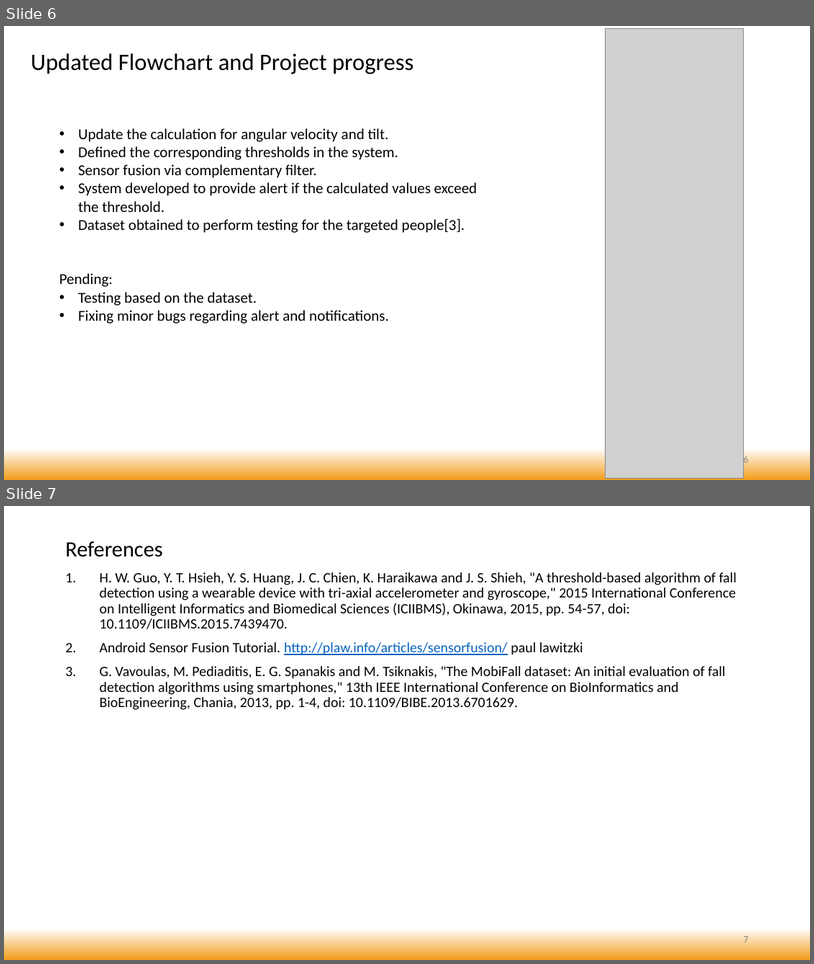
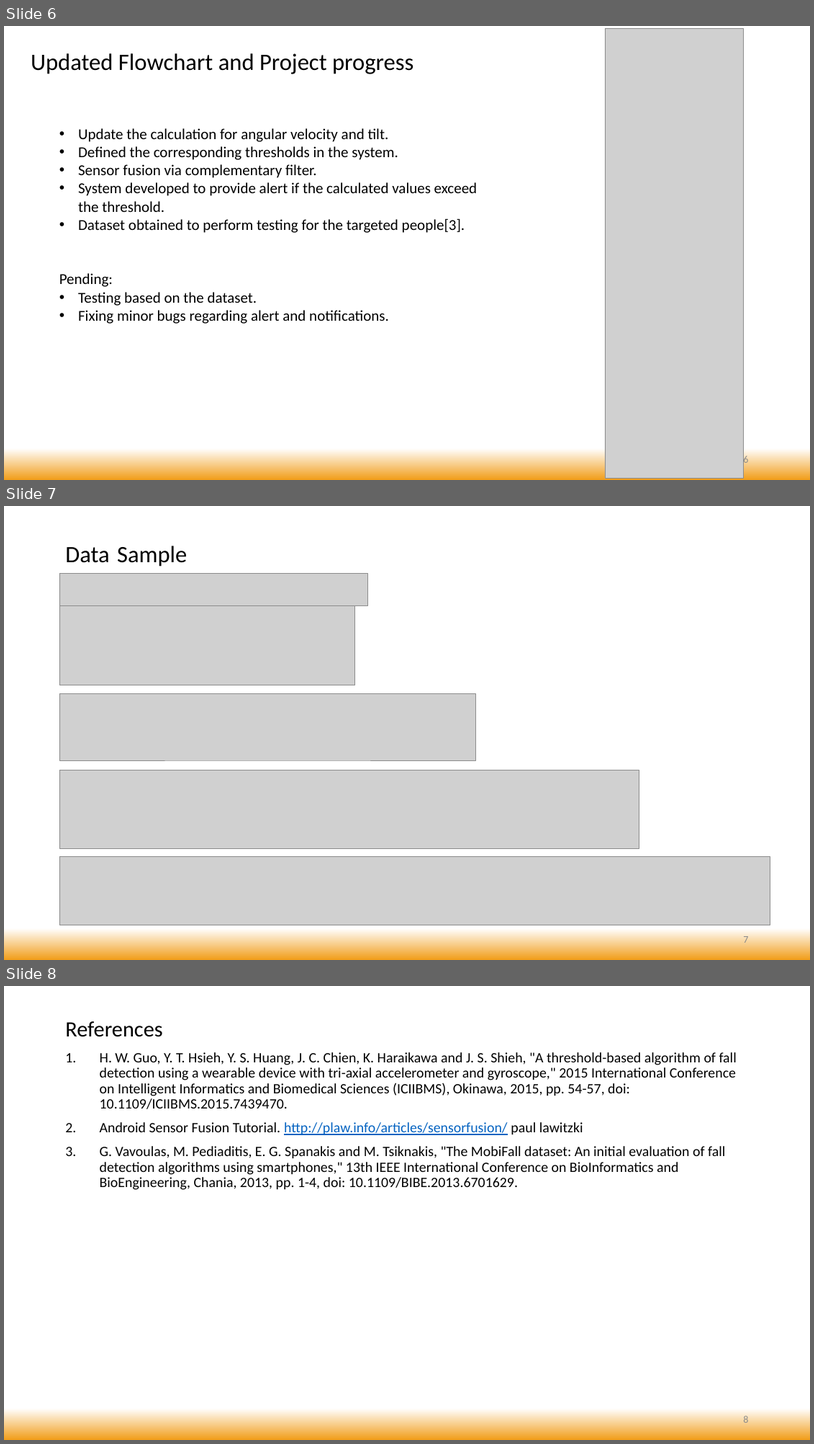
Before and after one commit to bhatvineeth/FallDetectionSystem, a slide deck: Documents/Presentation 4.pptx. Shown one above the other, each under a label of ours: slides 6 and 7 before the commit, slides 6, 7 and 8 after it. The pictures are 814x964 and 814x1444 pixels, drawn with LibreOffice and Linux fonts; fonts in the diff are those of the drawing; grey boxes stand for pictures. Boxes give left, top, right and bottom in pixels: in the first picture for what was removed or moved away, otherwise in the second. Text is boxed around its words. In the diff, an @@ line names an element or a change of style, - is before the commit and + after.

Commit message:
Dataset Slide
Dataset Slide

```diff
--- a/Documents/Presentation 4.pptx
+++ b/Documents/Presentation 4.pptx
@@ slide 7 added at (x1=4, y1=506, x2=810, y2=960), background gradient #FFFFFF to #F19D19 @@
@@ title added at (x1=65, y1=546, x2=187, y2=566), 27.9 pt, text #000000 @@
+Data Sample
@@ picture added at (x1=59, y1=573, x2=368, y2=605) @@
@@ picture added at (x1=59, y1=606, x2=355, y2=686) @@
@@ picture added at (x1=59, y1=693, x2=476, y2=760) @@
@@ picture added at (x1=59, y1=770, x2=639, y2=849) @@
@@ picture added at (x1=59, y1=856, x2=771, y2=924) @@
@@ page number added at (x1=743, y1=934, x2=748, y2=942), 12 pt, text #8C8C8C @@
+7
@@ what was slide 7 is now slide 8 @@
@@ page number at (x1=743, y1=1414, x2=748, y2=1422): text changed @@
-7
+8
```
